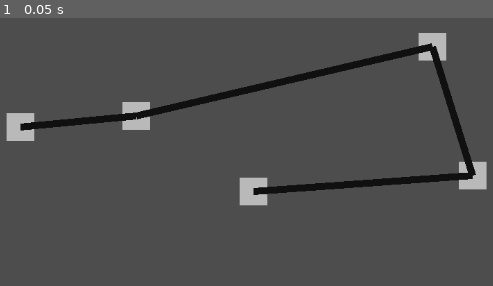
Above: before the commit, frame 1.
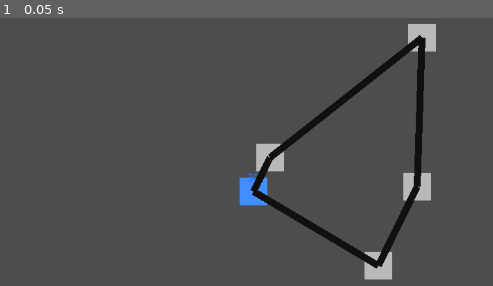
Above: after the commit, the same moment.

Repository: syshotdev/RiskyStrats
Game: Godot game, scene res://main.tscn
Same seed, same stepped clock (60 frames per second), same inputs: the game is played once before the commit and once after it.
Inputs:
- Up to frame 1 (0.05 s): no input

The runs differ from the first frame. In frame 1, 11% of the frame differs, in the area x 1-99%, y 2-98%.
Error before the commit: Parse Error: Identifier "node2" not declared in the current scope. (res://main.gd:89)

Commit message:
Pathfinding succesfully calculates optimal route. Now, how do I get that route from the success?

Diff:
--- a/main.gd
+++ b/main.gd
@@ -15,7 +15,7 @@
 		#print(node.neigborRoads)
 		pass
 
-	var startNode = nodes[1]
+	var startNode = nodes[0]
 	var endNode = nodes[2]
 	sendPayload(startNode,endNode,Unit.new(GameColors.colors.BLUE, 30))
 
@@ -47,13 +47,17 @@
 	var checked : Array[GameNode] = []
 
 	while toCheck.size() > 0:
-		var currentNode = findLeastCostNode(startNode, endNode, toCheck) # Should return index of lowest cost node
+		var lowestCostIndex = findLeastCostNode(startNode, endNode, toCheck)
+		var currentNode = toCheck[lowestCostIndex]
+
+		print(currentNode)
 
 		if(currentNode == endNode):
 			return [] # Calculate path as search has ended
 
+		# Remove current node from the search
 		checked.append(currentNode)
-		toCheck.remove_at(0) # Should remove index of current node
+		toCheck.remove_at(lowestCostIndex)
 
 		for neighbor in currentNode.neigbors:
 			# If it's been checked or it's not our color, don't check it
@@ -66,24 +70,27 @@
 	return []
 
 
-# Returns the lowest cost node from an array
-func findLeastCostNode(startNode : GameNode, endNode : GameNode, gameNodesToCheck : Array[GameNode]):
-	var lowestCost : float = 0
-	var lowestNode : GameNode
-
-	for node in gameNodesToCheck:
-		var fromStartCost = calculateCostOfNode(node, startNode)
-		var toEndCost = calculateCostOfNode(node, endNode)
-		var total = fromStartCost + toEndCost
-
-		if(total < lowestCost):
-			lowestNode = node
-			lowestCost = total
 
 
-	return lowestNode
+
+# Returns the lowest cost node from an array
+func findLeastCostNode(startNode : GameNode, endNode : GameNode, gameNodesToCheck : Array[GameNode]) -> int:
+	var lowestCost : float = 9999999999
+	var lowestCostIndex : int = 0
+
+	for nodeIndex in range(gameNodesToCheck.size()):
+		var node = gameNodesToCheck[nodeIndex]
+		var nodeCost = calculateCostOfNode(node, startNode, endNode)
+
+		if(nodeCost < lowestCost):
+			lowestCostIndex = nodeIndex
+			lowestCost = nodeCost
+
+	return lowestCostIndex
 
 
 # Just the distance between node1 and node2
-func calculateCostOfNode(startNode : GameNode, endNode : GameNode) -> float:
-	return node1.global_position.distance_to(node2.global_position)
+func calculateCostOfNode(node : GameNode, startNode : GameNode, endNode : GameNode) -> float:
+	var fromStartCost = node.position.distance_to(startNode.position)
+	var fromEndCost = node.position.distance_to(endNode.position)
+	return fromStartCost + fromEndCost
--- a/main.tscn
+++ b/main.tscn
@@ -14,16 +14,16 @@
 [node name="Node" parent="Nodes" instance=ExtResource("1_5ulmy")]
 
 [node name="Node2" parent="Nodes" instance=ExtResource("1_5ulmy")]
-position = Vector2(316, -23)
+position = Vector2(180, 107)
 
 [node name="Node3" parent="Nodes" instance=ExtResource("1_5ulmy")]
-position = Vector2(258, -209)
+position = Vector2(236, -7)
 
 [node name="Node4" parent="Nodes" instance=ExtResource("1_5ulmy")]
-position = Vector2(-169, -109)
+position = Vector2(24, -49)
 
 [node name="Node5" parent="Nodes" instance=ExtResource("1_5ulmy")]
-position = Vector2(-336, -93)
+position = Vector2(243, -222)
 
 [node name="Roads" type="Node2D" parent="."]
 
@@ -41,6 +41,10 @@
 
 [node name="Road4" parent="Roads" node_paths=PackedStringArray("node1", "node2") instance=ExtResource("2_8i177")]
 node1 = NodePath("../../Nodes/Node3")
+node2 = NodePath("../../Nodes/Node5")
+
+[node name="Road5" parent="Roads" node_paths=PackedStringArray("node1", "node2") instance=ExtResource("2_8i177")]
+node1 = NodePath("../../Nodes/Node")
 node2 = NodePath("../../Nodes/Node4")
 
 [connection signal="changeNodeColor" from="Nodes/Node" to="Nodes/Node/Control" method="changeNodeColor"]
